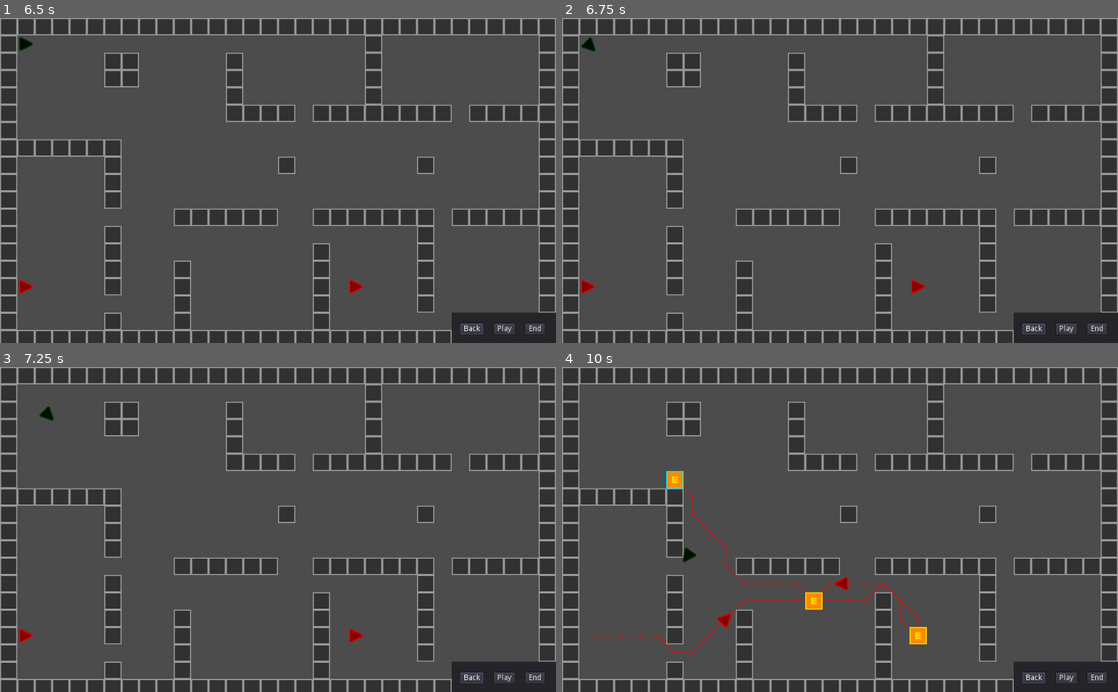
Above: before the commit, frames 1-4 (two rows, left to right).
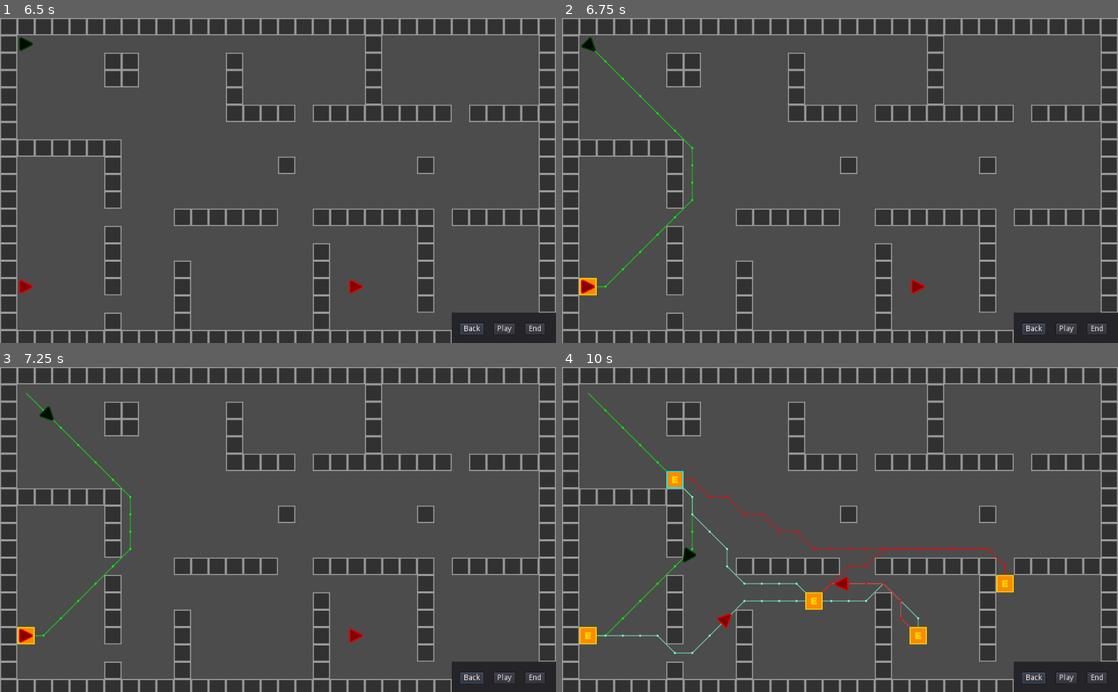
Above: after the commit, the same moments.

Repository: Matthew-Underwood/Jasper
Game: Godot game, scene res://scenes/main.tscn
The game is run twice, just before and just after one commit, with the same random seed, the same clock (stepped at 60 frames per second) and the same inputs.
Inputs (mouse positions are in pixels of both pictures, inside the frame that each line leads up to):
- Up to frame 1 (6.5 s): click "Play" at 0.5 s; click "Play" at 1.25 s; click "End" at 2 s; click "End" at 2.75 s; click "Play" at 3.5 s; click "End" at 4.25 s; click "Back" at 5 s; move the mouse to (27, 44) at 5.77 s; press the mouse at (27, 44) at 5.78 s
- Up to frame 2 (6.75 s): move the mouse to (589, 287) at 6.52 s; release the mouse at (589, 287) at 6.53 s; click (589, 287) at 6.6 s
- Up to frame 3 (7.25 s): no input
- Up to frame 4 (10 s): move the mouse to (917, 636) at 7.27 s; press the mouse at (917, 636) at 7.28 s; tap Backspace (delete_waypoint) at 7.35, 9.6 s; move the mouse to (812, 594) at 8.02 s; release the mouse at (812, 594) at 8.03 s; click (812, 594) at 8.1 s; move the mouse to (1006, 578) at 8.77 s; press the mouse at (1006, 578) at 8.78 s; move the mouse to (673, 480) at 9.52 s; release the mouse at (673, 480) at 9.53 s; click (673, 480) at 9.8 s

Frame 1 is identical in both runs. In frame 2, 0.3% of the frame differs, in the area x 3-24%, y 10-86%; in frame 3, 0.3%; in frame 4, 1.3%, in the area x 3-82%, y 7-89%.
Error before the commit: Invalid get index '0' (on base: 'Dictionary'). (res://node/tile_map.gd:105)
Error after the commit: Invalid get index '0' (on base: 'Dictionary'). (res://node/tile_map.gd:114)

Commit message:
Show all paths
Shows all character paths. Highlights selected characters paths in blue.

Diff:
--- a/classes/character_info.gd
+++ b/classes/character_info.gd
@@ -2,12 +2,14 @@
 
 var _id : int
 var _colour : Color
+var _highlightedColour : Color
 var _position : Vector2
 
 
-func _init(id : int, colour : Color):
+func _init(id : int, colour : Color, highlightedColour : Color):
 	_id = id
 	_colour = colour
+	_highlightedColour = highlightedColour
 
 
 func getId() -> int:
@@ -21,6 +23,8 @@
 func getPosition() -> Vector2:
 	return _position
 
+func getHighlightedColour() -> Color:
+	return _highlightedColour
 
 func getColour() -> Color:
 	return _colour
--- a/node/main.gd
+++ b/node/main.gd
@@ -12,7 +12,7 @@
 
 	for characterNum in range(characterPositions.size()):
 		var characterNode = characterScene.instance()
-		var characterInfoInstance = characterInfo.new(characterNum, characterColours[characterNum])
+		var characterInfoInstance = characterInfo.new(characterNum, characterColours[characterNum], Color.aquamarine)
 		characterNode.setTileMap(tileMap)
 		characterNode.setCharacterInfo(characterInfoInstance)
 		characterNode.position = characterPositions[characterNum]
--- a/node/tile_map.gd
+++ b/node/tile_map.gd
@@ -2,6 +2,7 @@
 
 const BASE_LINE_WIDTH = 1.0
 const DRAW_COLOR = Color.white
+var _characterInfoCollection : Dictionary
 var _characterInfo : CharacterInfo
 var _map : Map
 var _pointPaths : Dictionary
@@ -25,29 +26,37 @@
 
 
 func _draw():
-	if _characterInfo == null:
+	if _characterInfoCollection.empty():
 		return
 
 	_clearCellsById(2)
 	_clearCellsById(3)
-	var id = _characterInfo.getId()
-	var colour = _characterInfo.getColour()
 
-	if !_pointPaths.has(id) || _pointPaths[id].empty():
-		return
+	for collectionId in _characterInfoCollection:
 
-	for waypoint in _waypoints.getAll(id):
-		set_cellv(waypoint["end"], 2)
+		var characterInfo = _characterInfoCollection[collectionId]
+		var id = characterInfo.getId()
+		var colour
+		if collectionId == _characterInfo.getId():
+			colour = characterInfo.getHighlightedColour()
+		else:
+			colour = characterInfo.getColour()
 
-	if _clickedPos != null and get_cellv(_clickedPos) == 2:
-		set_cellv(_clickedPos, 3)
+		if !_pointPaths.has(id) || _pointPaths[id].empty():
+			return
 
-	for index in range(1, len(_pointPaths[id])):
-		var previousIndex = index - 1
-		var lastPoint = map_to_world(Vector2(_pointPaths[id][previousIndex].x, _pointPaths[id][previousIndex].y)) + _halfCellSize
-		var currentPoint = map_to_world(Vector2(_pointPaths[id][index].x, _pointPaths[id][index].y)) + _halfCellSize
-		draw_line(lastPoint, currentPoint, colour, BASE_LINE_WIDTH, true)
-		draw_circle(currentPoint, BASE_LINE_WIDTH * 2.0, colour)
+		for waypoint in _waypoints.getAll(id):
+			set_cellv(waypoint["end"], 2)
+
+		if _clickedPos != null and get_cellv(_clickedPos) == 2:
+			set_cellv(_clickedPos, 3)
+
+		for index in range(1, len(_pointPaths[id])):
+			var previousIndex = index - 1
+			var lastPoint = map_to_world(Vector2(_pointPaths[id][previousIndex].x, _pointPaths[id][previousIndex].y)) + _halfCellSize
+			var currentPoint = map_to_world(Vector2(_pointPaths[id][index].x, _pointPaths[id][index].y)) + _halfCellSize
+			draw_line(lastPoint, currentPoint, colour, BASE_LINE_WIDTH, true)
+			draw_circle(currentPoint, BASE_LINE_WIDTH * 2.0, colour)
 
 
 func _process(delta : float):
@@ -85,7 +94,7 @@
 
 
 func showPath(characterInfo : CharacterInfo) -> void:
-	_characterInfo = characterInfo
+	_setCharacterInfo(characterInfo)
 	_recalculatePath()
 	update()
 
@@ -109,8 +118,7 @@
 
 
 func createPath(characterInfo : CharacterInfo, targetPoint : Vector2) -> void:
-	_characterInfo = characterInfo
-	var currentId = characterInfo.getId()
+	_setCharacterInfo(characterInfo)
 	var pathWorld = []
 	self.pathStartPosition = _characterInfo.getPosition()
 	self.pathEndPosition = targetPoint
@@ -132,6 +140,12 @@
 			pointPaths.append(point)
 	_pointPaths[id] = pointPaths
 
+func _setCharacterInfo(characterInfo : CharacterInfo) -> void:
+	var id = characterInfo.getId()
+	if !_characterInfoCollection.has(id):
+		_characterInfoCollection[id] = characterInfo
+
+	_characterInfo = characterInfo
 
 func _setPathStartPosition(value) -> void:
 	value = world_to_map(value)
